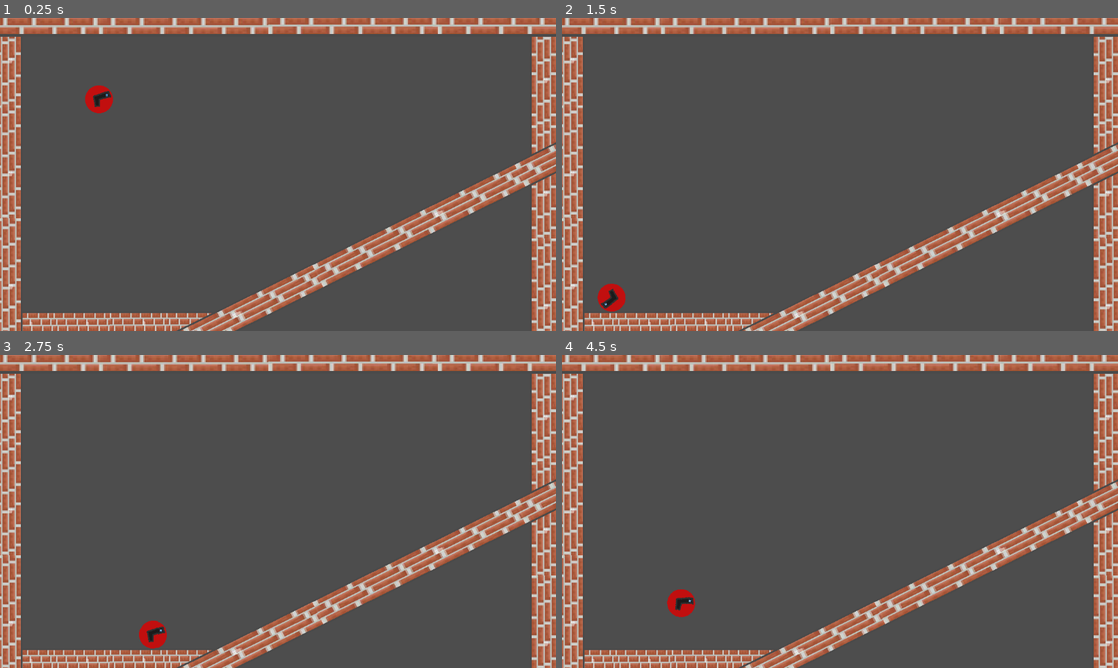
Above: before the commit, frames 1-4 (two rows, left to right).
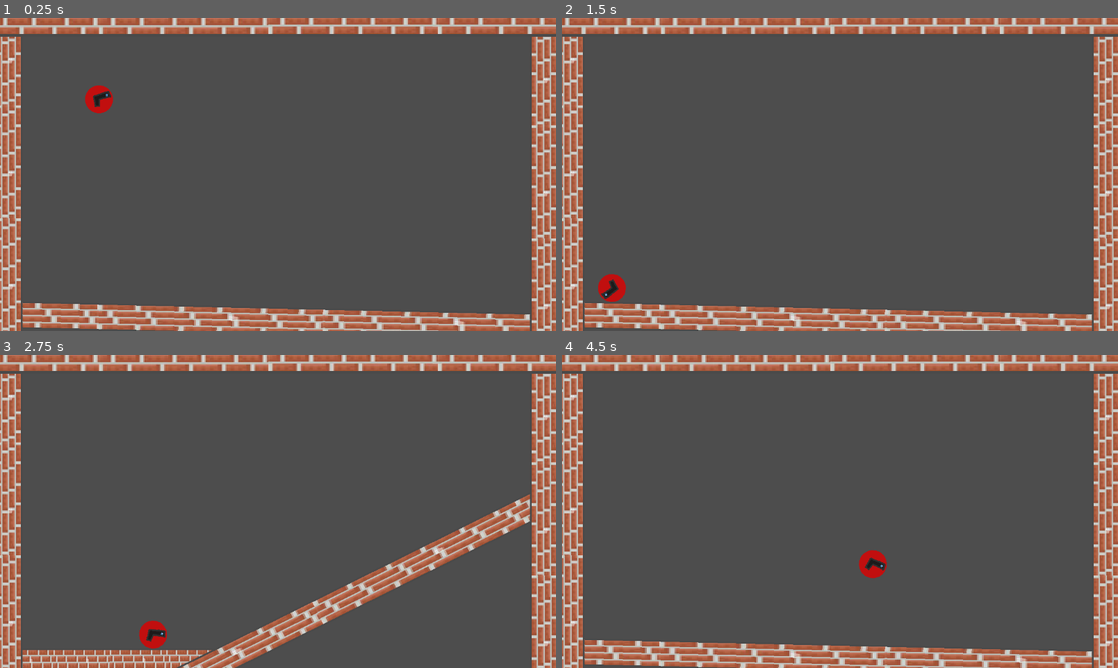
Above: after the commit, the same moments.

Repository: TobleroneBill/MiniJamFusion
Game: Godot game, scene res://Levels/Test.tscn
Same seed, same stepped clock (60 frames per second), same inputs: the game is played once before the commit and once after it. The engine's default icon, where the game draws it, is replaced by a stand-in: a white triangle on a blue panel in a dark square.
Inputs:
- Up to frame 1 (0.25 s): no input
- Up to frame 2 (1.5 s): hold D (right) 0.53-1.28 s; tap Space (Shoot) at 0.6 s; tap Shift (travel, bound only after the commit) at 0.8, 1.35 s; hold A (left) from 1.28 s (still down)
- Up to frame 3 (2.75 s): tap Space (Shoot) at 1.55, 2.1 s; release A (left) at 2.03 s; hold D (right) from 2.03 s (still down); tap Shift (travel, bound only after the commit) at 2.3 s
- Up to frame 4 (4.5 s): tap Shift (travel, bound only after the commit) at 2.85, 3.8, 4.35 s; tap Space (Shoot) at 3.05, 3.6 s; release D (right) at 3.53 s; hold A (left) from 3.53 s (still down)

The runs differ from the first frame. In frame 1, 10% of the frame differs, in the area x 4-100%, y 39-100%; in frame 2, 11%; in frame 3, 0.4%; in frame 4, 11%.

Commit message:
Base Mechanics

Diff:
--- a/Levels/Test.gd
+++ b/Levels/Test.gd
@@ -1,5 +1,36 @@
 extends Node
 
+var present = true
+
+func TimeTravel():
+	print("timetravel")
+	# switch to past
+
+	if present:
+		for node in $Present.get_children():
+			node.add_collision_exception_with($Player)
+			node.visible = false
+
+		for node in $Past.get_children():
+			node.remove_collision_exception_with($Player)
+			node.visible = true
+		present = !present
+
+	else:
+		for node in $Past.get_children():
+			node.visible = false
+			node.add_collision_exception_with($Player)
+
+		for node in $Present.get_children():
+			node.remove_collision_exception_with($Player)
+			node.visible = true
+
+		present = !present
+
+
+
+func _ready():
+	TimeTravel()
 
 func _process(delta):
 	if Input.is_key_pressed(KEY_ESCAPE):
--- a/Levels/Test.tscn
+++ b/Levels/Test.tscn
@@ -11,8 +11,24 @@
 position = Vector2(228, 159)
 movespeed = 15000
 
-[node name="StaticBody2D" parent="." instance=ExtResource("2_imt66")]
+[node name="Present" type="Node" parent="."]
+
+[node name="StaticBody2D" parent="Present" instance=ExtResource("2_imt66")]
+visible = false
 position = Vector2(249, 707)
+
+[node name="StaticBody2D2" parent="Present" instance=ExtResource("2_imt66")]
+visible = false
+position = Vector2(717, 601)
+rotation = -0.460767
+scale = Vector2(4, 1)
+
+[node name="Past" type="Node" parent="."]
+
+[node name="StaticBody2D2" parent="Past" instance=ExtResource("2_imt66")]
+position = Vector2(727, 699)
+rotation = 0.0229942
+scale = Vector2(4, 1)
 
 [node name="StaticBody2D3" parent="." instance=ExtResource("2_imt66")]
 position = Vector2(20, 453)
@@ -27,8 +43,3 @@
 [node name="StaticBody2D5" parent="." instance=ExtResource("2_imt66")]
 position = Vector2(606, -5)
 scale = Vector2(3, 1.5)
-
-[node name="StaticBody2D2" parent="." instance=ExtResource("2_imt66")]
-position = Vector2(717, 601)
-rotation = -0.460767
-scale = Vector2(4, 1)
--- a/Player/player.gd
+++ b/Player/player.gd
@@ -22,9 +22,8 @@
 		print('globalPos: ' + str(global_position))
 		var actualPos = Vector2(raycast.global_position.x - global_position.x,raycast.global_position.y - global_position.y)
 		print(global_position + actualPos)
-
-
-
-		#apply_impulse(Vector2(actualPos.x*Recoilx,actualPos.y*Recoily),actualPos)
 		apply_impulse(-actualPos * Recoil,actualPos)
 		print('Shoots')
+
+	if Input.is_action_just_pressed("travel"):
+		get_parent().TimeTravel()
--- a/project.godot
+++ b/project.godot
@@ -37,6 +37,11 @@
 "events": [Object(InputEventKey,"resource_local_to_scene":false,"resource_name":"","device":-1,"window_id":0,"alt_pressed":false,"shift_pressed":false,"ctrl_pressed":false,"meta_pressed":false,"pressed":false,"keycode":0,"physical_keycode":32,"key_label":0,"unicode":32,"echo":false,"script":null)
 ]
 }
+travel={
+"deadzone": 0.5,
+"events": [Object(InputEventKey,"resource_local_to_scene":false,"resource_name":"","device":-1,"window_id":0,"alt_pressed":false,"shift_pressed":false,"ctrl_pressed":false,"meta_pressed":false,"pressed":false,"keycode":0,"physical_keycode":4194325,"key_label":0,"unicode":0,"echo":false,"script":null)
+]
+}
 
 [rendering]
 
